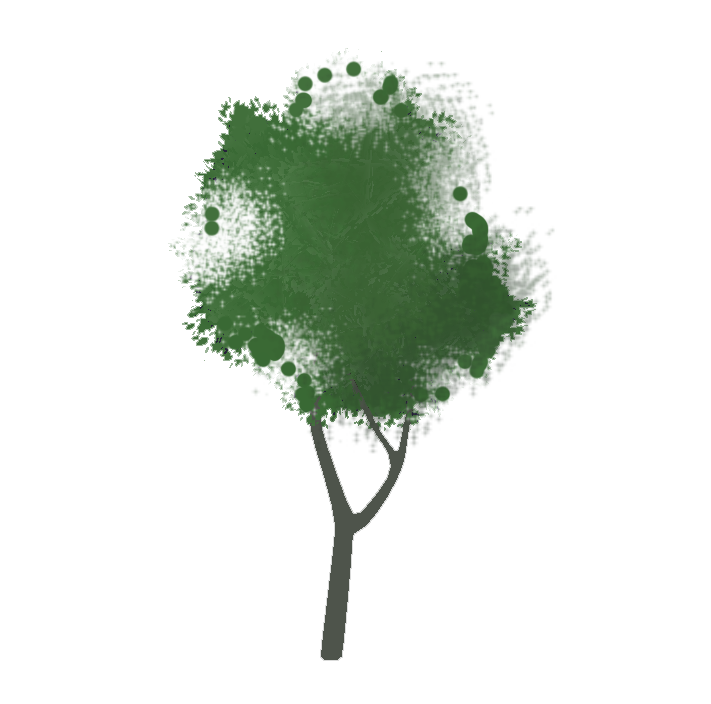
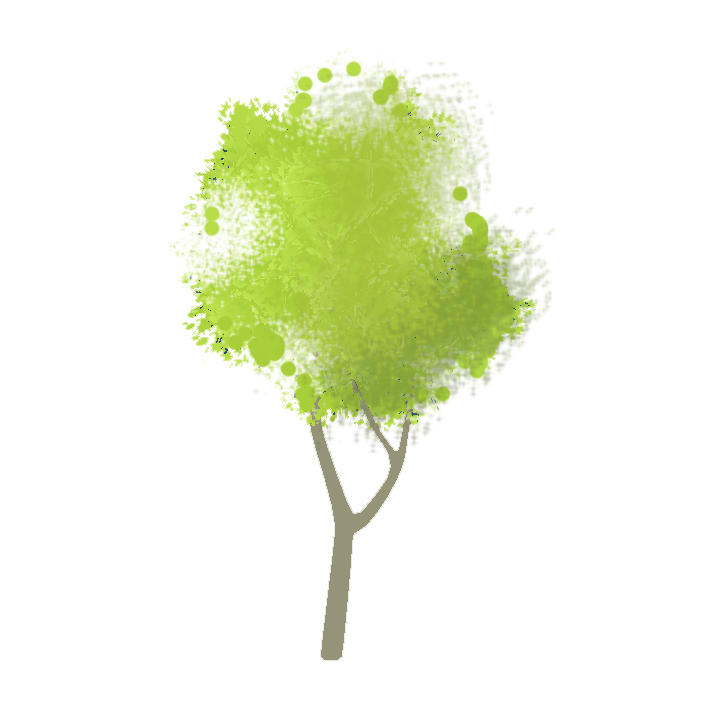
Revision of a layered 711x704 image; what changed, layer by layer:
pixels changed over [168, 48, 555, 661] (layer not identified)
